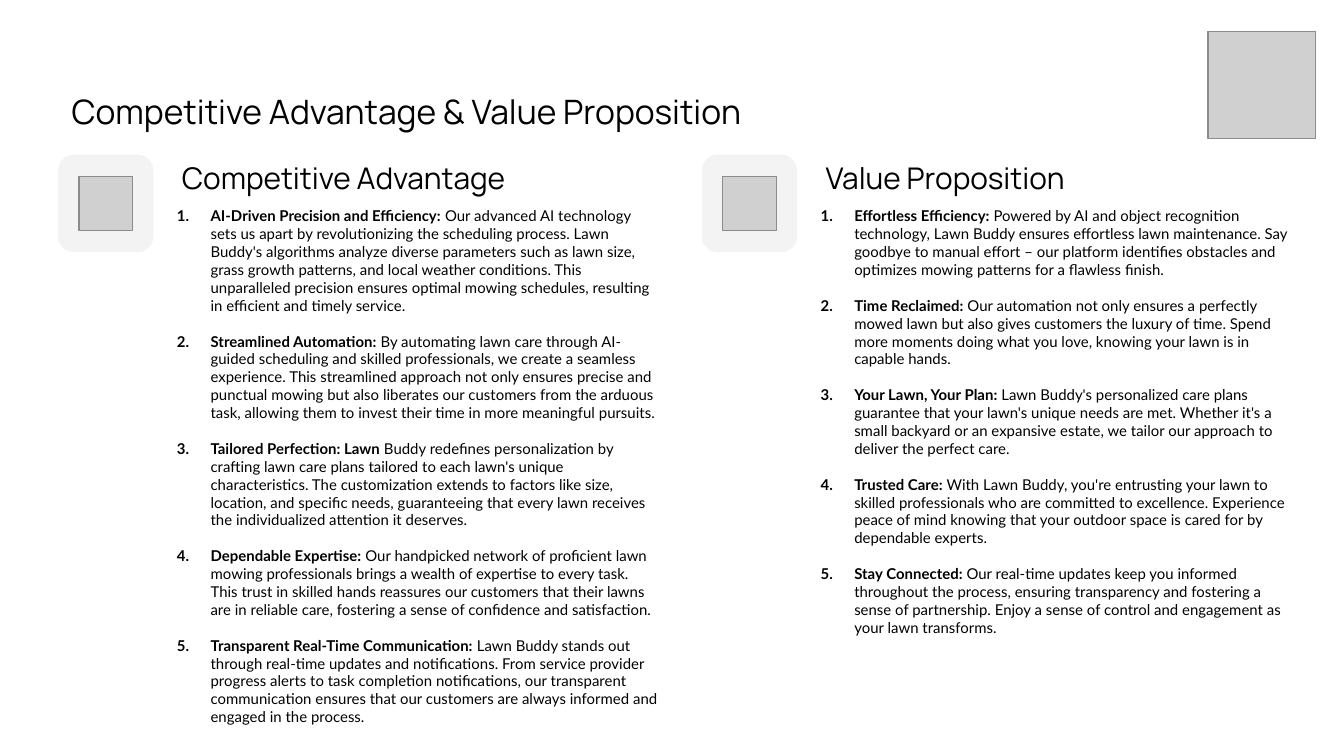
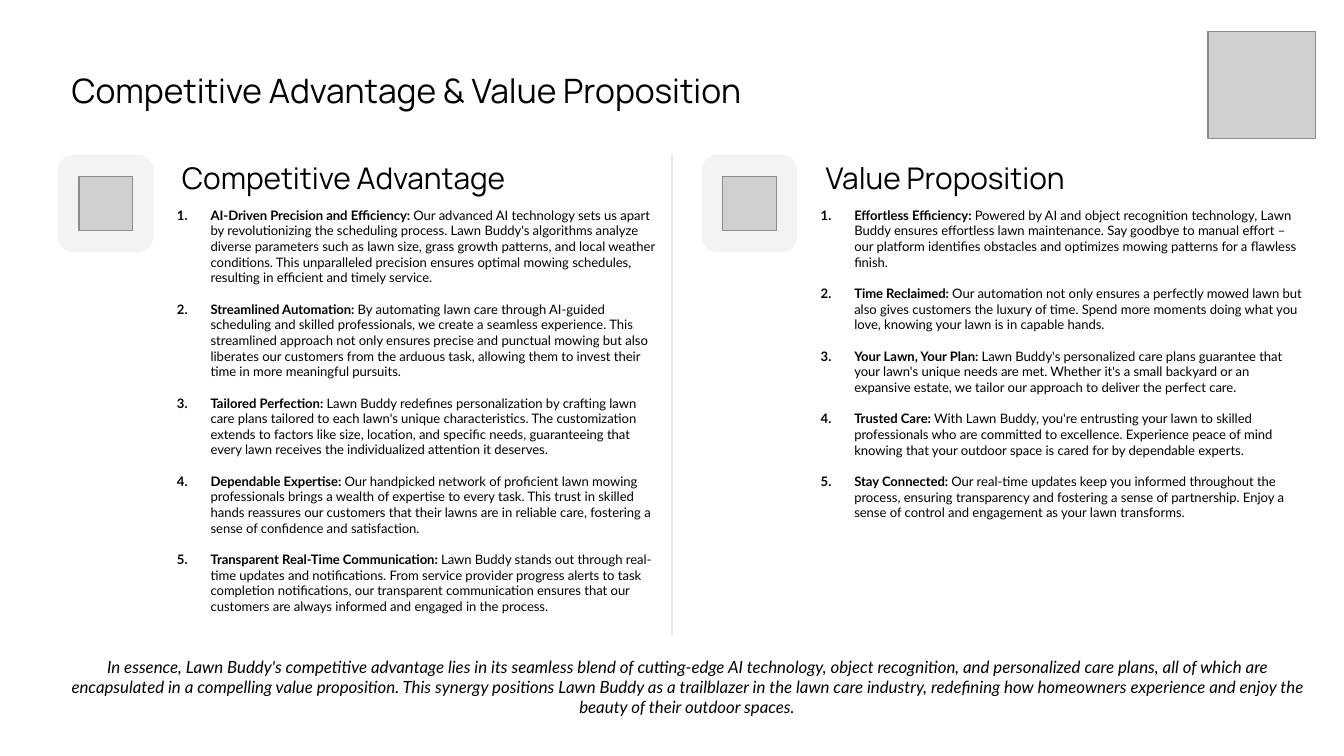
Before and after one commit to gasserahmed/VT-MIT, a slide deck: slide 9 of MGT5824-Tech-based Entrepreneurship/Assignments/Final Venture Concept Pitch/gasser18-final_pitch_slides.pptx. Drawn at 1344x756 pixels with LibreOffice and Linux fonts; fonts in the diff are those of the drawing; grey boxes stand for pictures. Boxes give left, top, right and bottom in pixels: in the first picture for what was removed or moved away, otherwise in the second. Text is boxed around its words. In the diff, an @@ line names an element or a change of style, - is before the commit and + after.

```diff
--- a/MGT5824-Tech-based Entrepreneurship/Assignments/Final Venture Concept Pitch/gasser18-final_pitch_slides.pptx
+++ b/MGT5824-Tech-based Entrepreneurship/Assignments/Final Venture Concept Pitch/gasser18-final_pitch_slides.pptx
@@ title "Competitive Advantage & Value Proposition": place and size @@
-title "Competitive Advantage & Value Proposition" at [72,99,741,133]
+title "Competitive Advantage & Value Proposition" at [72,78,741,112]
@@ line added from (672, 155) to (672, 637), #E8E8E8 1 pt @@
@@ text "AI-Driven Precision and Efficiency: Our ..." at [211,210,655,614]: size 8 to 7 pt; bold off in "Lawn" @@
@@ text "Effortless Efficiency: Powered by AI ..." at [854,210,1302,520]: size 8 to 7 pt @@
@@ text added at [72,660,1303,716], 9 pt, text #000000, italic @@
+In essence, Lawn Buddy's competitive advantage lies in its seamless blend of cutting-edge AI technology, object recognition, and personalized care plans, all of which are encapsulated in a compelling value proposition. This synergy positions Lawn Buddy as a trailblazer in the lawn care industry, redefining how homeowners experience and enjoy the beauty of their outdoor spaces.
```
Also in this commit, not shown: 9 other slides changed, 1 slide added, 9 slides removed, 1 other file.
